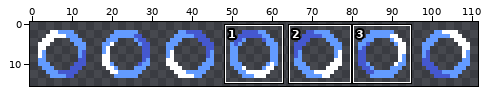
A sprite sheet gets an edit: Content/spinner.png. Above, an overview of the earlier version with the close-up marked.
Close-up. The starting point:
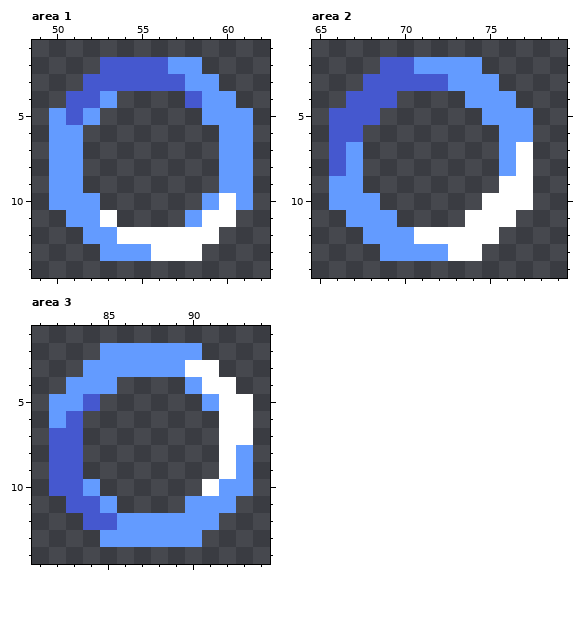
The file is 112x16 pixels. Shown: area 1: x 49..62, y 1..14; area 2: x 65..79, y 1..14; area 3: x 81..94, y 1..14. The commit also changed other parts of the picture, which this record leaves out.
New version:
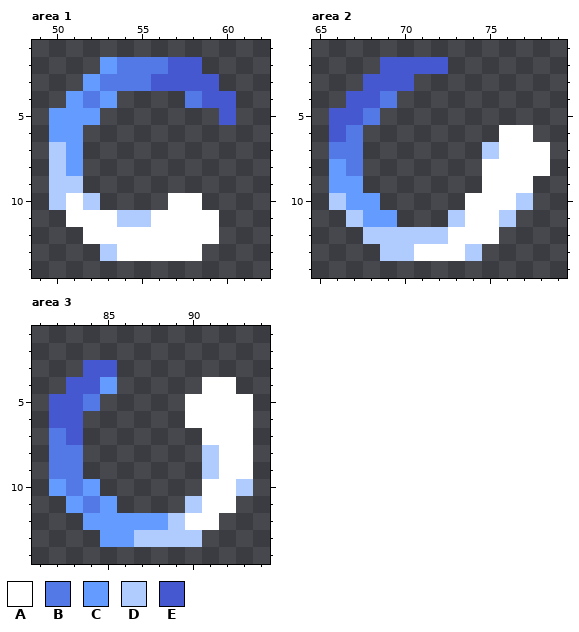
Palette (. is transparent): A #ffffff  B #5379e6  C #639bff  D #b0ccff  E #4558cf
The exact change:
Changed rows in their new state; - is an unchanged pixel.
Area 1:
first column x 50:
 2 ---CBBBEE---
 3 --CBBB--EE--
 4 -CB-----BEE-
 5 -C-------.E.
 6 ----------..
 7 D---------..
 8 D---------..
 9 DD--------..
10 DAD----AA...
11 -AA-DDAAA-.-
12 --AA--------
13 ---DAA------
Area 2:
first column x 66:
 2 -----EE..----
 3 -----.....---
 4 ---B----...--
 5 --B------...-
 6 -B--------AA-
 7 BB-------DA-A
 8 CB-------AA-A
 9 ---------A---
10 D-------A--D-
11 -D-----D--D--
12 --DDDDD------
13 ---DDAA-D----
Area 3:
first column x 82:
 2 ---......---
 3 --EE......--
 4 -EE-----.---
 5 EEB-----AA--
 6 E-------AA--
 7 B--------A--
 8 BB-------D-A
 9 BB-------D-A
10 CB--------AD
11 -CB-----DAA-
12 --CC---DAA--
13 -----DDDD---
Boxes around the changes in both close-ups, in picture pixels (x1, y1, x2, y2):
changed: (49, 57, 253, 261)
changed: (329, 57, 550, 261)
changed: (49, 343, 253, 547)
